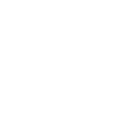
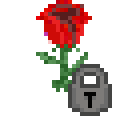
Two versions of the same layered image (128px x 128px). Layer-by-layer changes:
added layer "Layer 28" above "Layer 24" over left=68, top=64, right=112, bottom=116
moved "flowers" above "stems" over left=36, top=0, right=92, bottom=60
showed "Layer 11" over left=36, top=0, right=92, bottom=52
showed "Layer 7" over left=44, top=8, right=84, bottom=48
showed group "stems" (3 layers) over left=36, top=28, right=88, bottom=92
showed "Layer 10 copy" over left=52, top=76, right=76, bottom=92
showed "Layer 10" over left=52, top=28, right=76, bottom=44
hid group "borders" (3 layers) over left=36, top=0, right=112, bottom=116
